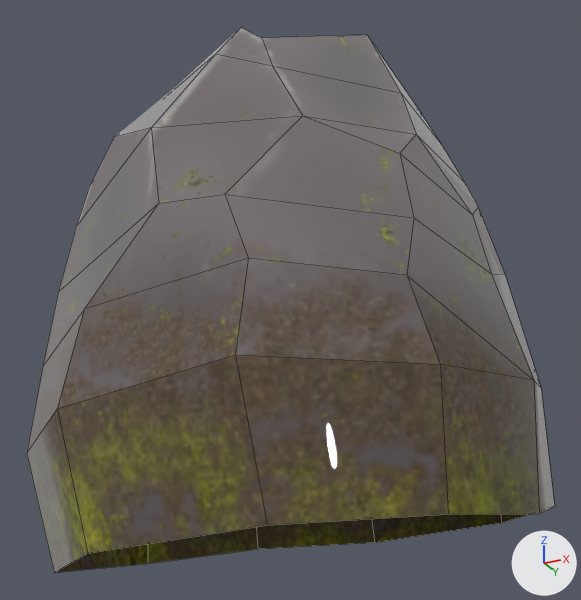
Two versions of the FBX model Assets/XanaBuilder Assets/Models/ROK/01_Rocks/ROK0110032_Rock28/ROK0110032.fbx, one commit apart.
One viewpoint serves both versions: a 50 mm camera at (0.595, -1.214, -0.097) aimed at (-0.02, 0.015, 0.456). The axes (+X, +Y, +Z) are drawn at lower right. The lights are the same throughout. Mesh edges are drawn as thin lines. Where no turn or scale is listed for an object, it has been applied to the vertices.

The first picture shows 'smROK0110032'.
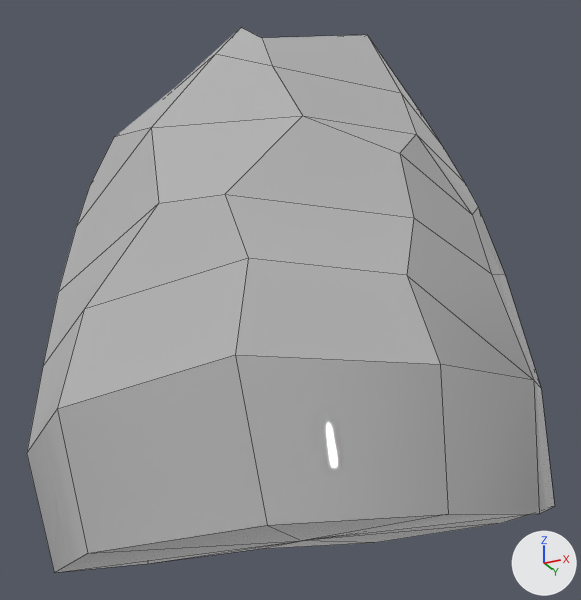
The change, as a list of edits to the scene's bpy script:
```text
Change mat_mtrok0110032_placemode:
    remove mat_mtrok0110032_placemode.texture = img_txrok0110032_diffuse_png
    add mat_mtrok0110032_placemode.base_color = (0.5, 0.5, 0.5)  # grey #bcbcbc
Change me_mesh:
    where me_mesh.from_pydata(...)  # 78 vertices, 79 faces; spans x -0.404..0.404, y -0.411..0.411, z -0.021..1.043
    used by ob_smrok0110032; location = (0.0, 0.0, 0.0)
    verts and faces of me_mesh; kept vertices keep their numbers, new ones are numbered from 78
    before: 68 (-0.34, -0.179, -0.021) at pixel (54, 572), 69 (-0.404, 0.153, 0.015) at pixel (147, 563), 70 (-0.147, -0.333, -0.009) at pixel (87, 553), 71 (0.131, -0.349, 0.012) at pixel (267, 525), 72 (0.314, -0.222, 0.028) at pixel (448, 514)
    before: 73 (0.389, -0.029, 0.046) at pixel (539, 513), 74 (0.382, 0.155, 0.079) at pixel (554, 506), 75 (0.259, 0.319, 0.075) at pixel (501, 523), 76 (-0.02, 0.4, 0.059) at pixel (374, 542), 77 (-0.266, 0.353, 0.052) at pixel (257, 549)
    me_mesh part 1
    add verts[78] = (-0.005, 0.028, 0.031)  # pixel (302, 540)
    add faces += [(73, 78, 74), (68, 69, 78), (69, 77, 78), (76, 78, 77), (75, 78, 76), (74, 78, 75)]
    add faces += [(72, 78, 73), (71, 78, 72), (70, 78, 71), (68, 78, 70)]
```

What differs and where, as boxes (x1, y1, x2, y2) in the pictures (581 x 600 px):
'smROK0110032', surface changed, reshaped: (27, 28, 554, 573) in both
part 1 of me_mesh, added: after (54, 514, 532, 573)
